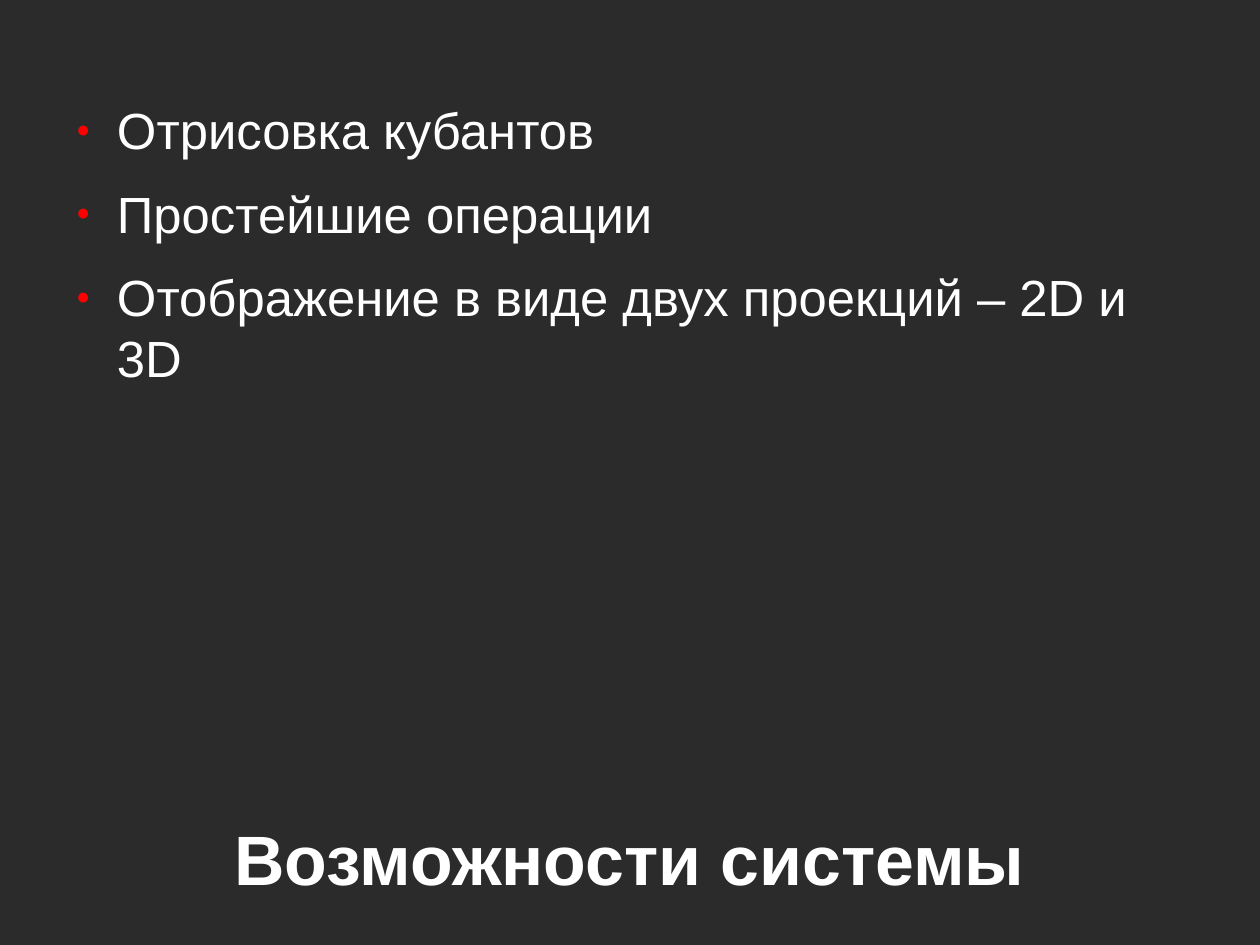
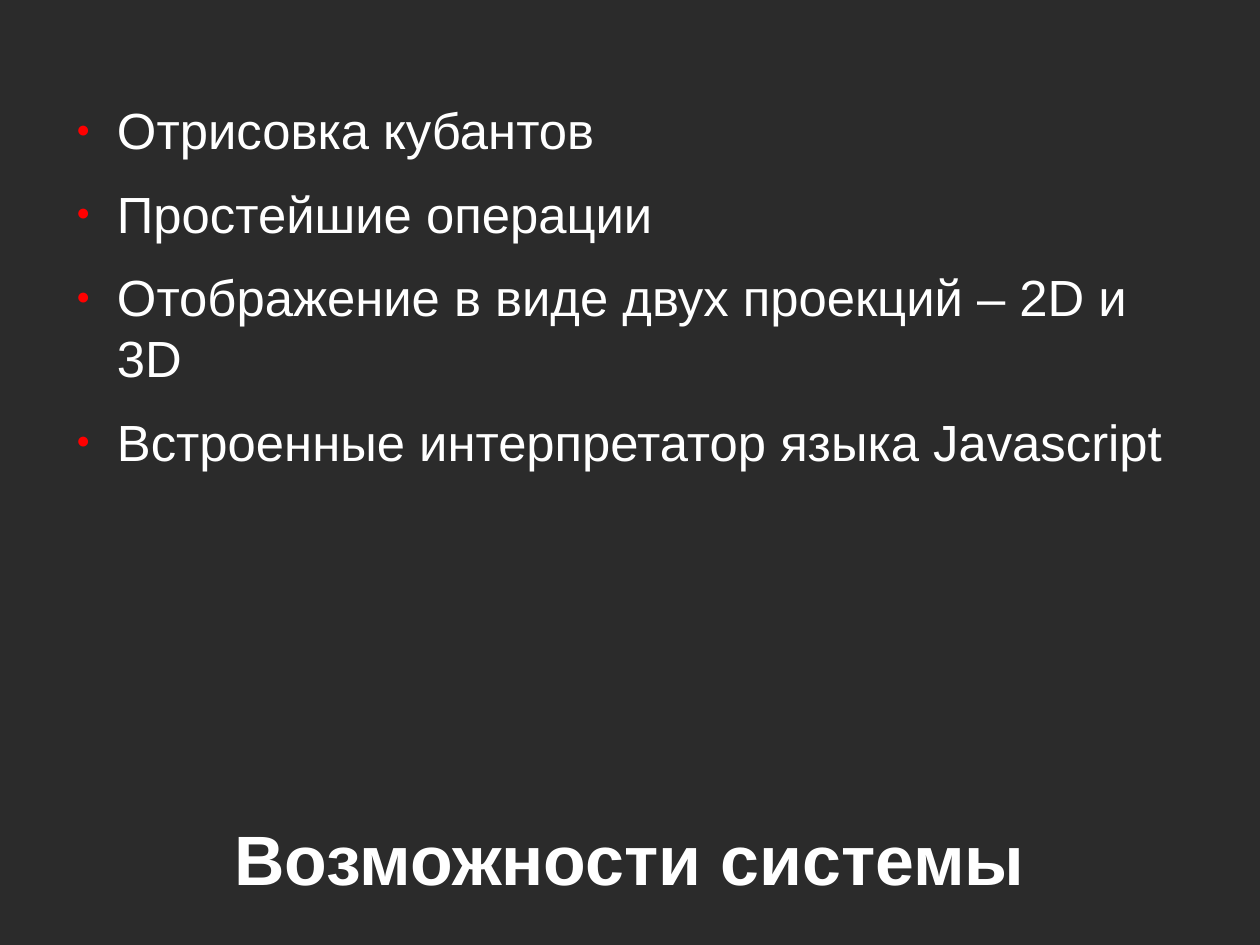
Before and after one commit to itroot/university-tasks, a slide deck: slide 2 of work/presentation.odp. Drawn at 1260x945 pixels with LibreOffice and Linux fonts; fonts in the diff are those of the drawing; background and template pictures are left out; a plain dark background stands for a picture behind light text. Boxes give left, top, right and bottom in pixels: in the first picture for what was removed or moved away, otherwise in the second. Text is boxed around its words. In the diff, an @@ line names an element or a change of style, - is before the commit and + after.

Commit message:
Some changes to presentation

```diff
--- a/work/presentation.odp
+++ b/work/presentation.odp
@@ text at <box>117,424,1162,471</box>: paragraph added @@
+● Встроенные интерпретатор языка Javascript
```
Also in this commit, not shown: 2 slides added, 1 slide removed.
